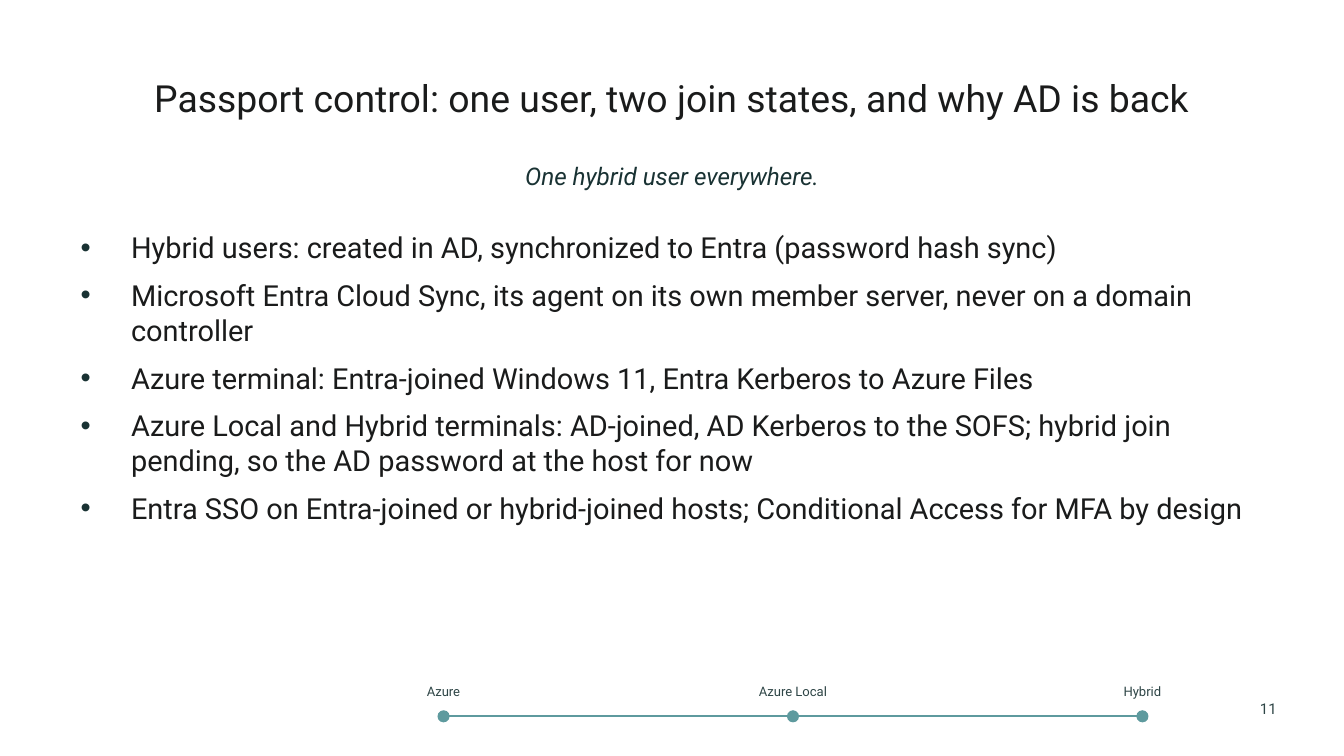
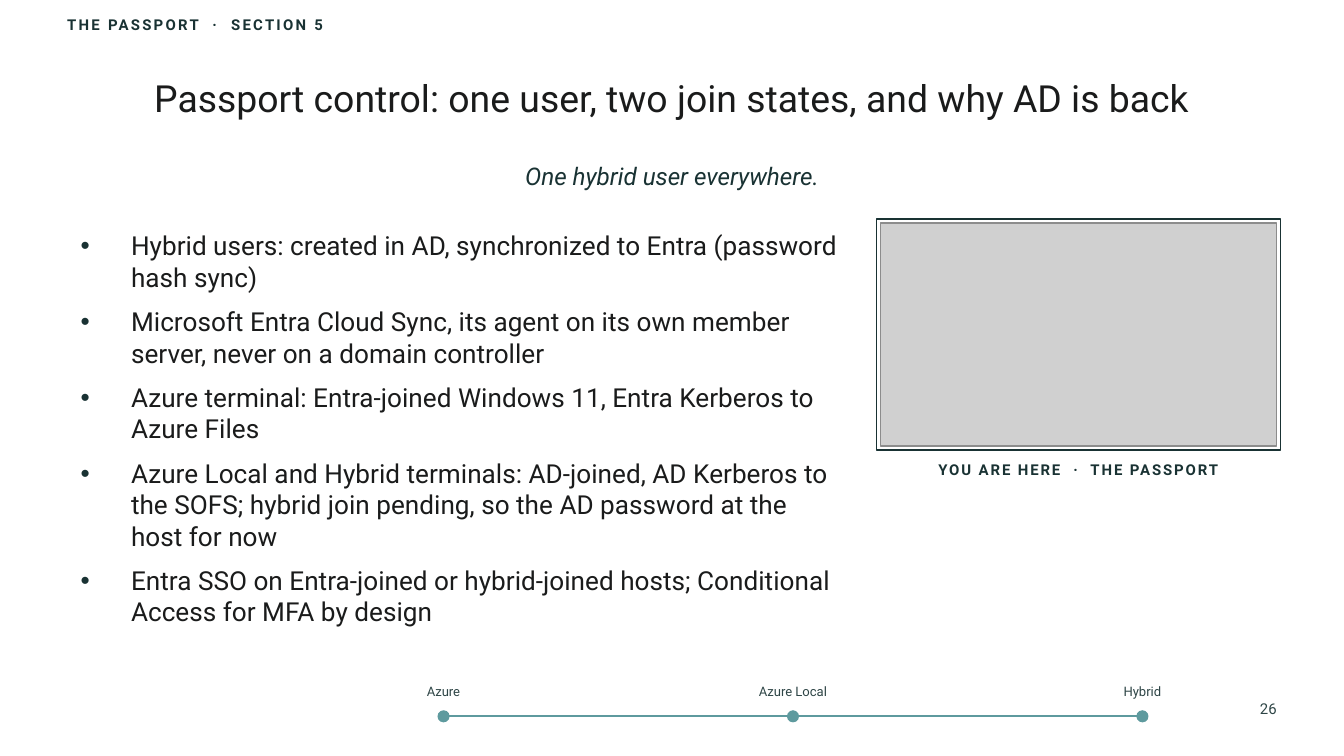
Before and after one commit to thisismydemo/nic2026_avd, a slide deck: slide 26 of presentation/AVD_Anywhere_NIC2026.pptx (slide 11 before the commit). Drawn at 1344x756 pixels with LibreOffice and Linux fonts; fonts in the diff are those of the drawing; grey boxes stand for pictures; background and template pictures are left out. Boxes give left, top, right and bottom in pixels: in the first picture for what was removed or moved away, otherwise in the second. Text is boxed around its words. In the diff, an @@ line names an element or a change of style, - is before the commit and + after.

```diff
--- a/presentation/AVD_Anywhere_NIC2026.pptx
+++ b/presentation/AVD_Anywhere_NIC2026.pptx
@@ text added at (314,19,323,30), 8 pt, text #193233, bold @@
+THE PASSPORT · SECTION 5
@@ text "Hybrid users: created in AD, ..." at (131,234,837,627): size 15.5 to 14 pt @@
@@ rectangle added at (876,219,1281,450), outline #193233 0.75 pt @@
@@ picture added at (880,223,1277,446) @@
@@ text added at (880,454,1277,484), 8 pt, text #193233, bold @@
+YOU ARE HERE · THE PASSPORT
@@ text at (1260,703,1277,714): text changed @@
-11
+26
```
Also in this commit, not shown: 24 other slides changed, 15 slides added, 8 slides removed, 1 other file.
